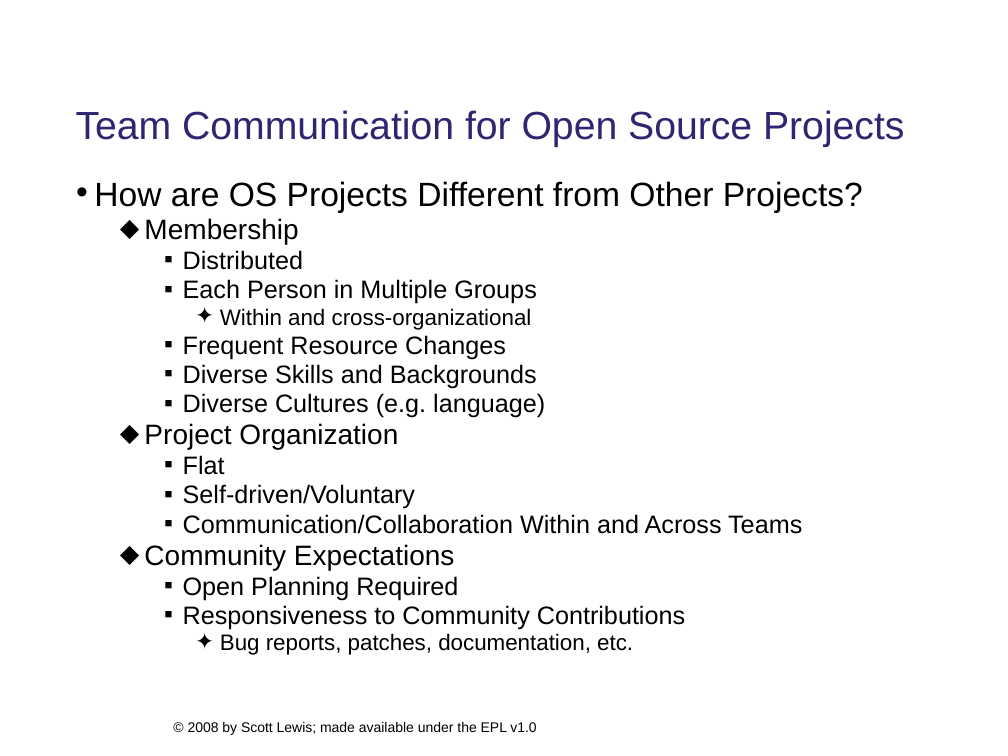
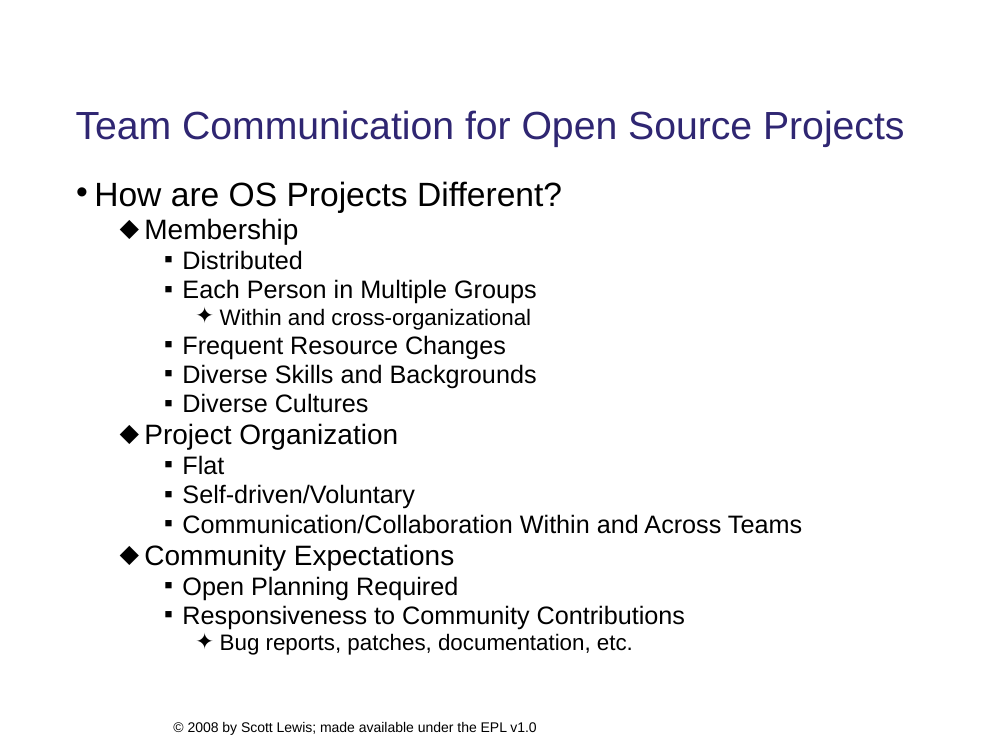
Before and after one commit to eclipse/ecf-website, a slide deck: slide 2 of presentations/eclipsecon2008/longtalk134/ecf_eclipsecon2008_134_DRAFT.ppt. Drawn at 1008x756 pixels with LibreOffice and Linux fonts; fonts in the diff are those of the drawing; background and template pictures are left out. Boxes give left, top, right and bottom in pixels: in the first picture for what was removed or moved away, otherwise in the second. Text is boxed around its words. In the diff, an @@ line names an element or a change of style, - is before the commit and + after.

```diff
--- a/presentations/eclipsecon2008/longtalk134/ecf_eclipsecon2008_134_DRAFT.ppt
+++ b/presentations/eclipsecon2008/longtalk134/ecf_eclipsecon2008_134_DRAFT.ppt
@@ text at <box>94,181,562,213</box>: text changed @@
-• How are OS Projects Different from Other Projects?
+• How are OS Projects Different?
@@ text at <box>182,393,369,413</box>: text changed @@
-    ▪ Diverse Cultures (e.g. language)
+    ▪ Diverse Cultures
```
Also in this commit, not shown: 13 other slides changed, 1 other file.
